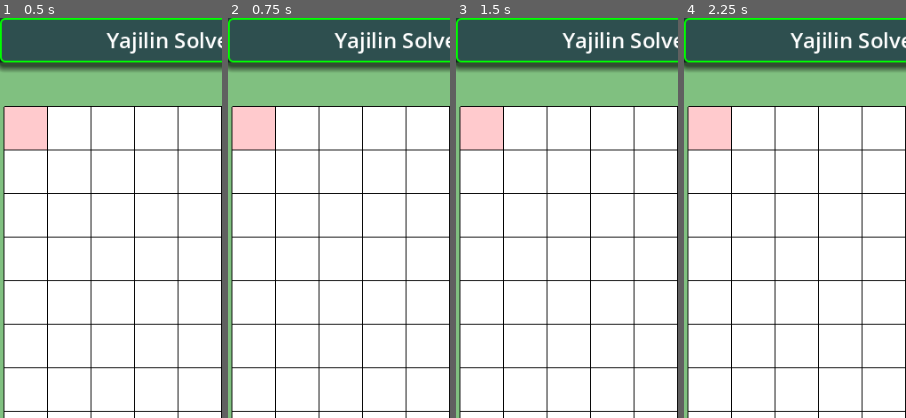
Above: before the commit, frames 1-4 (left to right).
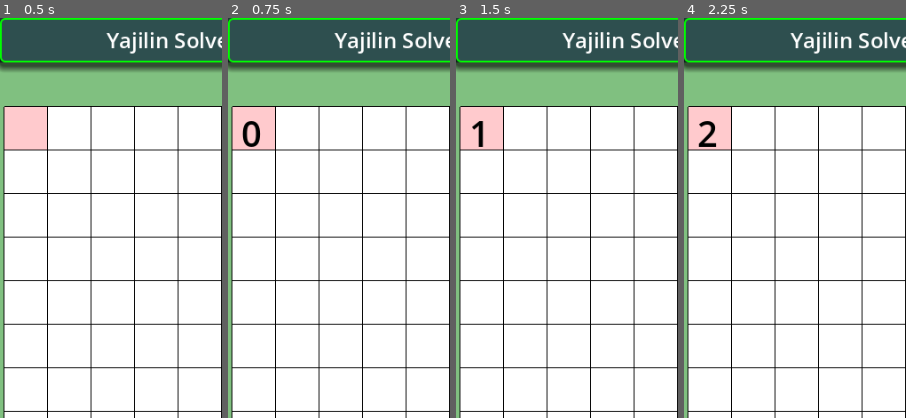
Above: after the commit, the same moments.

Repository: vivisuke/YajilinSolver
Game: Godot game, scene res://main.tscn
Same seed, same stepped clock (60 frames per second), same inputs: the game is played once before the commit and once after it.
Inputs:
- Up to frame 1 (0.5 s): no input
- Up to frame 2 (0.75 s): click "0" at 0.5 s
- Up to frame 3 (1.5 s): click "1" at 1.25 s
- Up to frame 4 (2.25 s): click "2" at 2 s
The pictures show only the part of the screen within x 0-50%, y 0-50%; the shares and areas given below are measured in that part.

Frame 1 is identical in both runs. In frame 2, 0.3% of the frame differs, in the area x 6-15%, y 25-33%; in frame 3, 0.2%; in frame 4, 0.3%.

Commit message:
0009 ◎ C 02/19 02/11 0.001│ToDo│数字ボタン押下：数字入力 0010 ◎ C 02/19 02/11 0.001│ToDo│矢印ボタン押下：矢印入力

Diff:
--- a/YajilinSolver/main.tscn
+++ b/YajilinSolver/main.tscn
@@ -146,7 +146,7 @@
 theme_override_font_sizes/font_size = 40
 text = "5"
 
-[node name="Button6" type="Button" parent="HBC1"]
+[node name="ButtonErase" type="Button" parent="HBC1"]
 custom_minimum_size = Vector2(55, 55)
 layout_mode = 2
 theme_override_font_sizes/font_size = 40
@@ -159,25 +159,25 @@
 theme_override_constants/separation = 12
 alignment = 1
 
-[node name="Button0" type="Button" parent="HBC2"]
+[node name="LeftButton" type="Button" parent="HBC2"]
 custom_minimum_size = Vector2(55, 55)
 layout_mode = 2
 theme_override_font_sizes/font_size = 40
 text = "←"
 
-[node name="Button1" type="Button" parent="HBC2"]
+[node name="DownButton" type="Button" parent="HBC2"]
 custom_minimum_size = Vector2(55, 55)
 layout_mode = 2
 theme_override_font_sizes/font_size = 40
 text = "↓"
 
-[node name="Button2" type="Button" parent="HBC2"]
+[node name="UpButton" type="Button" parent="HBC2"]
 custom_minimum_size = Vector2(55, 55)
 layout_mode = 2
 theme_override_font_sizes/font_size = 40
 text = "↑"
 
-[node name="Button3" type="Button" parent="HBC2"]
+[node name="RightButton" type="Button" parent="HBC2"]
 custom_minimum_size = Vector2(55, 55)
 layout_mode = 2
 theme_override_font_sizes/font_size = 40
@@ -197,3 +197,15 @@
 custom_minimum_size = Vector2(55, 55)
 layout_mode = 2
 theme_override_font_sizes/font_size = 40
+
+[connection signal="pressed" from="HBC1/Button0" to="." method="_on_button_0_pressed"]
+[connection signal="pressed" from="HBC1/Button1" to="." method="_on_button_1_pressed"]
+[connection signal="pressed" from="HBC1/Button2" to="." method="_on_button_2_pressed"]
+[connection signal="pressed" from="HBC1/Button3" to="." method="_on_button_3_pressed"]
+[connection signal="pressed" from="HBC1/Button4" to="." method="_on_button_4_pressed"]
+[connection signal="pressed" from="HBC1/Button5" to="." method="_on_button_5_pressed"]
+[connection signal="pressed" from="HBC1/ButtonErase" to="." method="_on_button_erase_pressed"]
+[connection signal="pressed" from="HBC2/LeftButton" to="." method="_on_left_button_pressed"]
+[connection signal="pressed" from="HBC2/DownButton" to="." method="_on_down_button_pressed"]
+[connection signal="pressed" from="HBC2/UpButton" to="." method="_on_up_button_pressed"]
+[connection signal="pressed" from="HBC2/RightButton" to="." method="_on_right_button_pressed"]
--- a/YajilinSolver/scripts/main.gd
+++ b/YajilinSolver/scripts/main.gd
@@ -53,3 +53,35 @@
 				$Board/TileMap.set_cell(0, cur_pos, TILE_NONE)
 			cur_pos = mp
 			$Board/TileMap.set_cell(0, cur_pos, TILE_CURSOR, Vector2i(0, 0))
+
+func num_button_pressed(num):		# num == -1 for erase
+	if cur_pos[0] < 0: return
+	var ix = cur_pos[1] * N_HORZ + cur_pos[0]
+	num_labels[ix].text = "%d" % num if num >= 0 else ""
+func _on_button_0_pressed():
+	num_button_pressed(0)
+func _on_button_1_pressed():
+	num_button_pressed(1)
+func _on_button_2_pressed():
+	num_button_pressed(2)
+func _on_button_3_pressed():
+	num_button_pressed(3)
+func _on_button_4_pressed():
+	num_button_pressed(4)
+func _on_button_5_pressed():
+	num_button_pressed(5)
+func _on_button_erase_pressed():
+	num_button_pressed(-1)
+
+func arrow_button_pressed(tile):
+	if cur_pos[0] < 0: return
+	#var ix = cur_pos[1] * N_HORZ + cur_pos[0]
+	$Board/TileMap2.set_cell(0, cur_pos, tile, Vector2i(0, 0))
+func _on_left_button_pressed():
+	arrow_button_pressed(TILE_LEFT)
+func _on_down_button_pressed():
+	arrow_button_pressed(TILE_DOWN)
+func _on_up_button_pressed():
+	arrow_button_pressed(TILE_UP)
+func _on_right_button_pressed():
+	arrow_button_pressed(TILE_RIGHT)
Not shown, changed: YajilinSolver.spr
